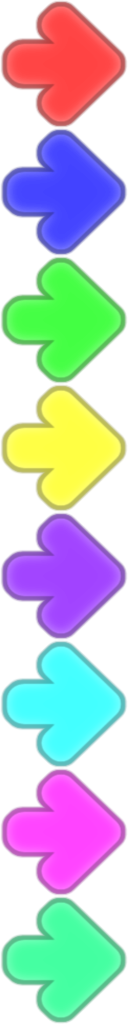
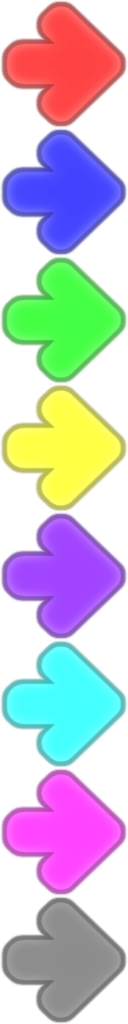
Layer changes from the first w=128, h=1024 image to the second:
hid "AQUA #7" over 1, 896, 127, 1024
added layer "LIGHT GRAY #7" in group ">= 64ths" over 1, 896, 127, 1024
